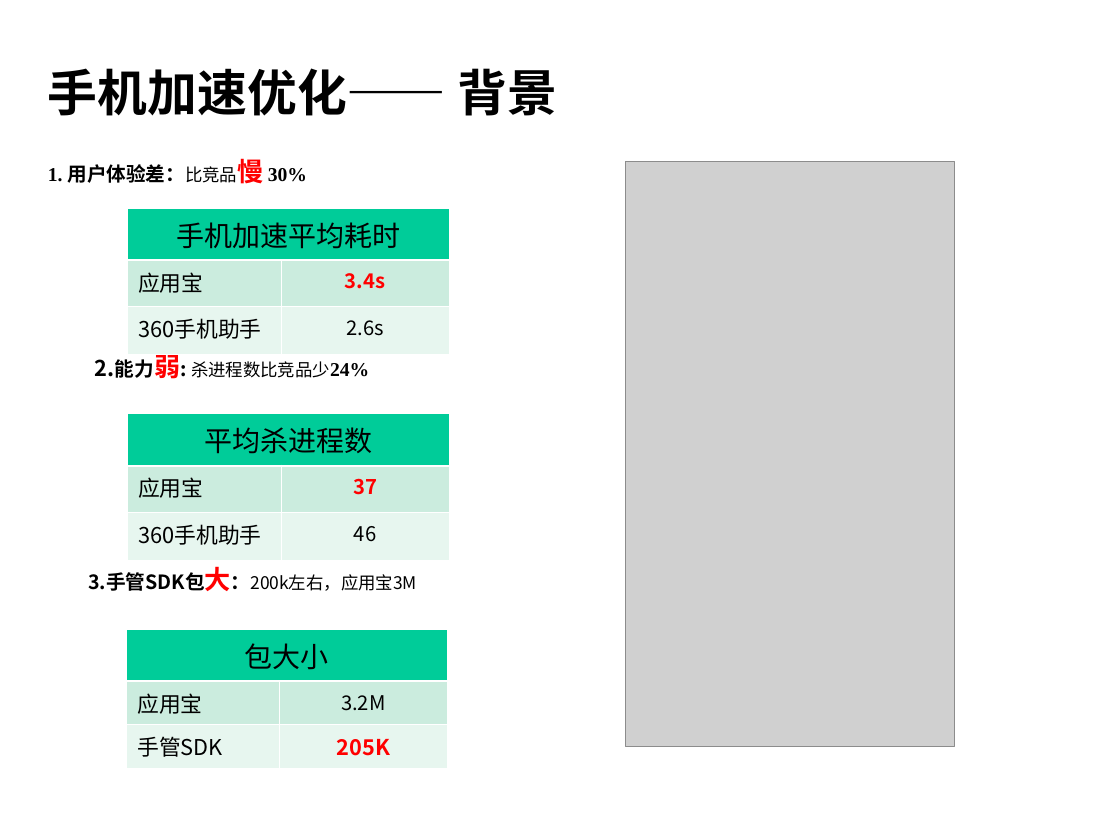
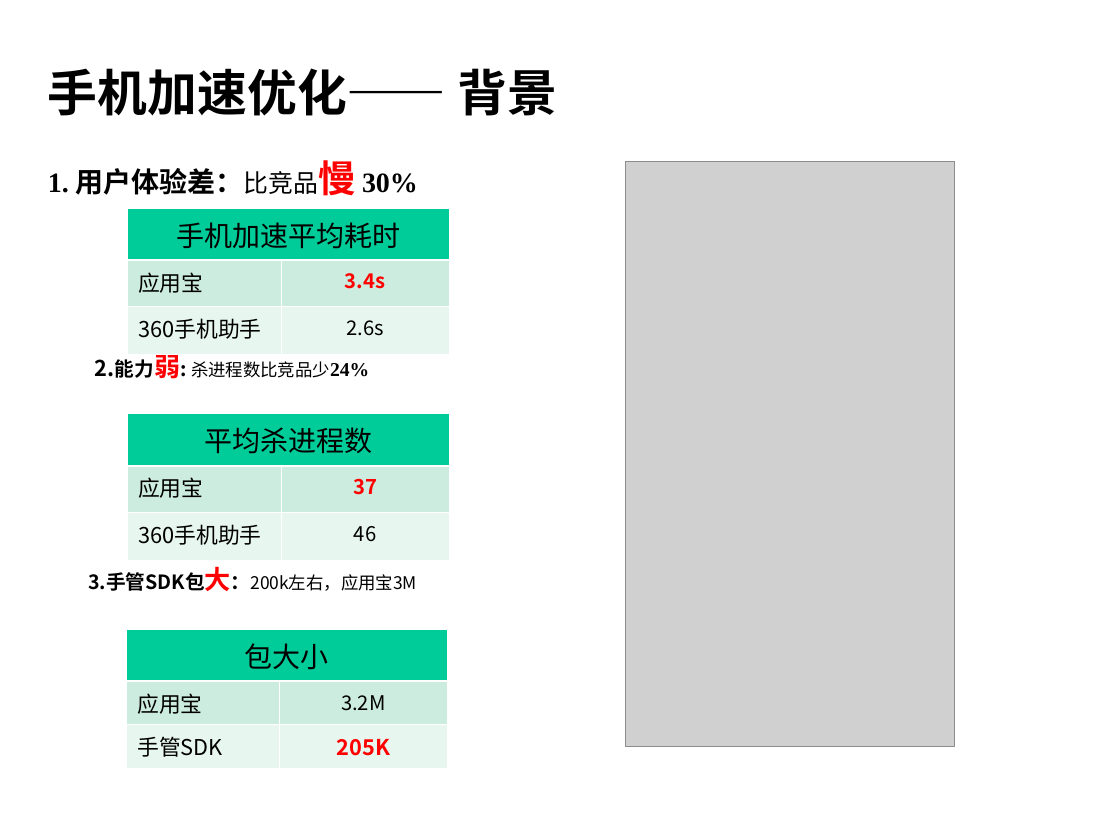
Before and after one commit to hamlingong/data, a slide deck: slide 16 of promote/深圳合肥大连组_hamlingong(龚海龙).ppt. Drawn at 1120x840 pixels with LibreOffice and Linux fonts; fonts in the diff are those of the drawing; grey boxes stand for pictures; background and template pictures are left out. Boxes give left, top, right and bottom in pixels: in the first picture for what was removed or moved away, otherwise in the second. Text is boxed around its words. In the diff, an @@ line names an element or a change of style, - is before the commit and + after.

```diff
--- a/promote/深圳合肥大连组_hamlingong(龚海龙).ppt
+++ b/promote/深圳合肥大连组_hamlingong(龚海龙).ppt
@@ text "1. 用户体验差：比竞品慢 30%" at (48, 160, 418, 196): size 12.6 to 18 pt in "1. 用户体验差：比竞品慢 30%"; size 11.2 to 16 pt, size 16.8 to 24 pt in "用户体验差：比竞品慢" @@
```
Also in this commit, not shown: 15 other slides changed, 1 other file.
